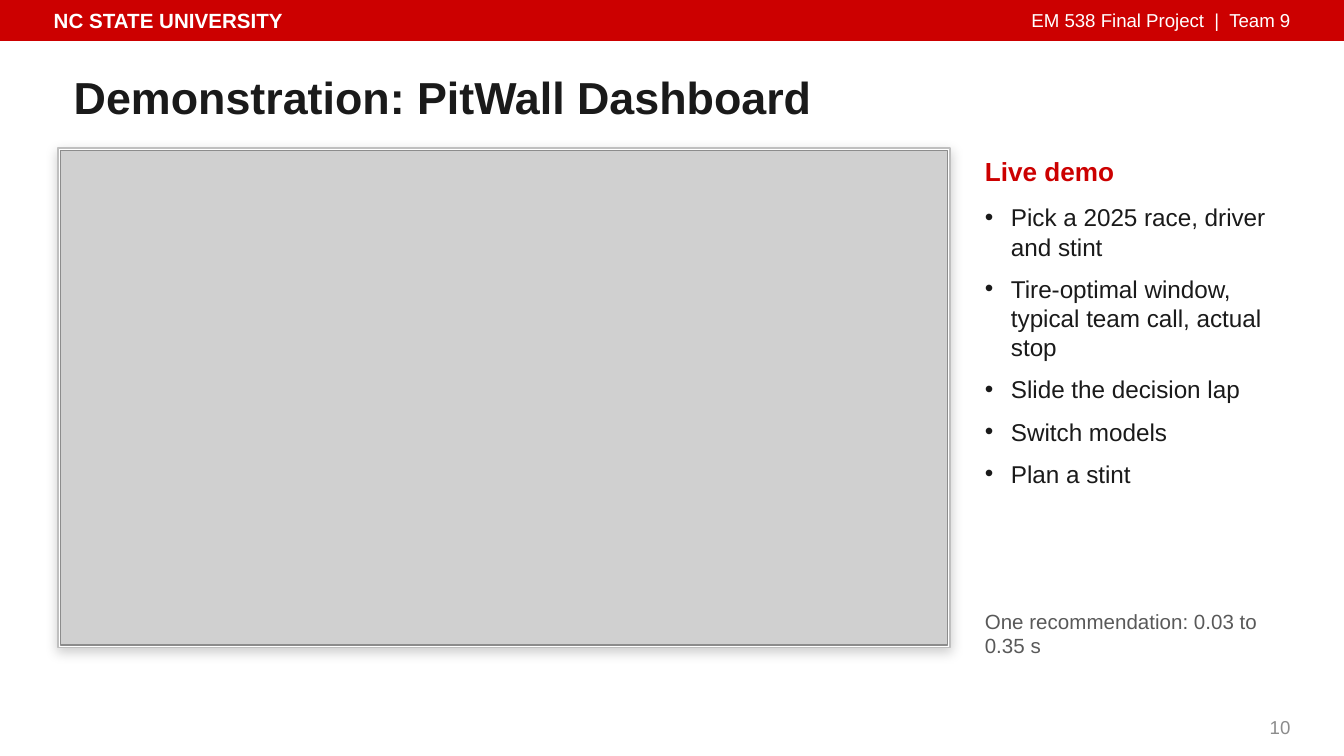
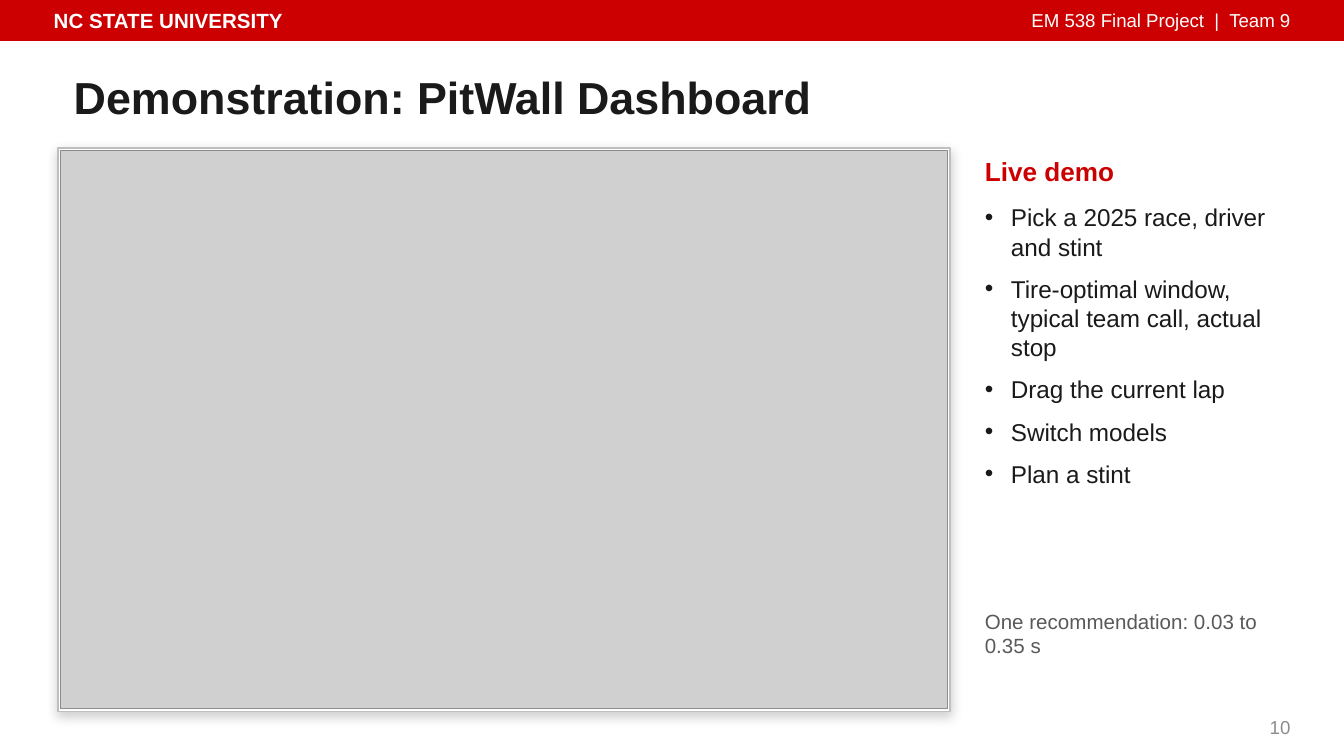
Before and after one commit to isaiahnick/f1-tire-degradation, a slide deck: slide 10 of reports/presentation/PitWall_Final_Presentation.pptx. Drawn at 1344x756 pixels with LibreOffice and Linux fonts; fonts in the diff are those of the drawing; grey boxes stand for pictures. Boxes give left, top, right and bottom in pixels: in the first picture for what was removed or moved away, otherwise in the second. Text is boxed around its words. In the diff, an @@ line names an element or a change of style, - is before the commit and + after.

```diff
--- a/reports/presentation/PitWall_Final_Presentation.pptx
+++ b/reports/presentation/PitWall_Final_Presentation.pptx
@@ rectangle: place and size @@
-rectangle at [58, 148, 950, 648]
+rectangle at [58, 148, 950, 711]
@@ picture: place and size @@
-picture at [60, 151, 948, 645]
+picture at [60, 151, 948, 708]
@@ text at [1011, 380, 1225, 403]: text changed @@
-• Slide the decision lap
+• Drag the current lap
```
Also in this commit, not shown: 6 other files.
